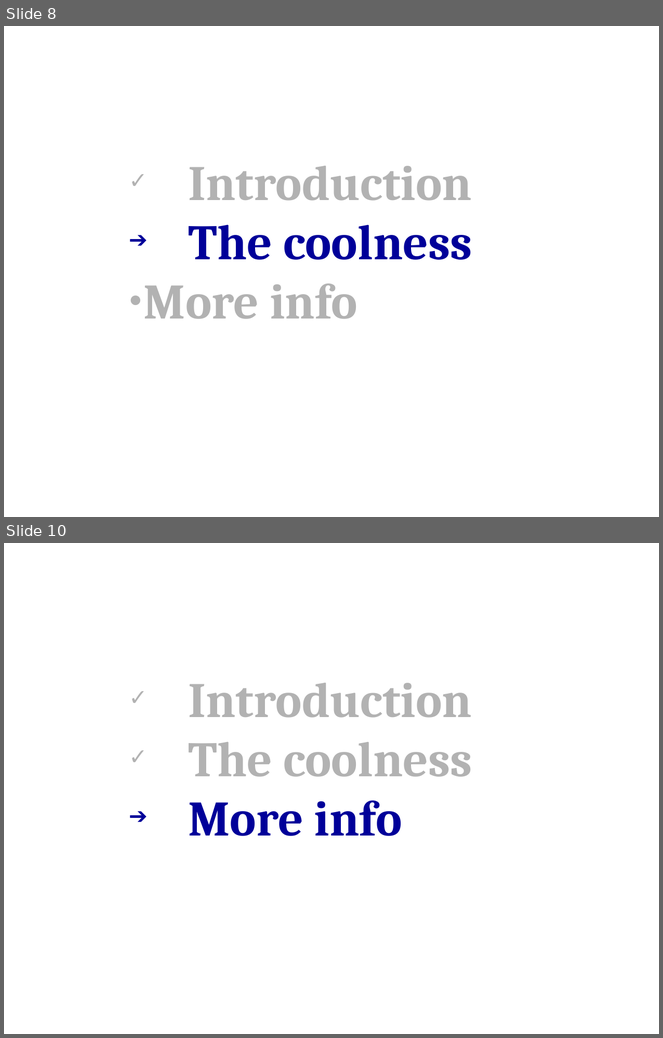
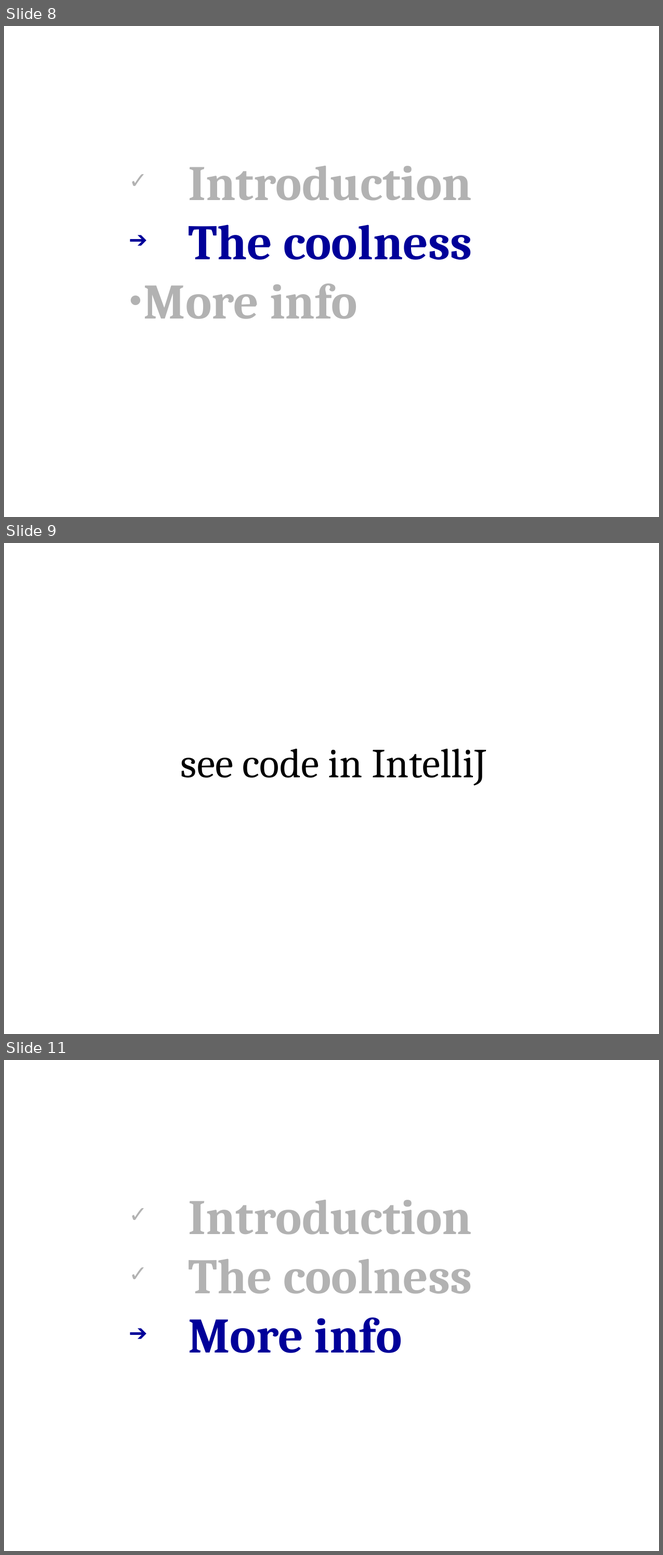
Before and after one commit to cvmocanu/kotlin-presentation, a slide deck: kotlin-presentation.odp. Shown one above the other, each under a label of ours: slides 8 and 10 before the commit, slides 8, 9 and 11 after it; the slides between them are not shown. The pictures are 663x1038 and 663x1555 pixels, drawn with LibreOffice and Linux fonts; fonts in the diff are those of the drawing. Boxes give left, top, right and bottom in pixels: in the first picture for what was removed or moved away, otherwise in the second. Text is boxed around its words. In the diff, an @@ line names an element or a change of style, - is before the commit and + after.

```diff
--- a/kotlin-presentation.odp
+++ b/kotlin-presentation.odp
@@ slide 9 added at <box>4,543,659,1034</box>, background #FFFFFF @@
@@ text added at <box>181,748,487,786</box>, 50 pt, text #000000 @@
+see code in IntelliJ
@@ what was slide 10 is now slide 11 @@
```
Also in this commit, not shown: 3 slides changed, 1 other slide added, 1 slide removed.
